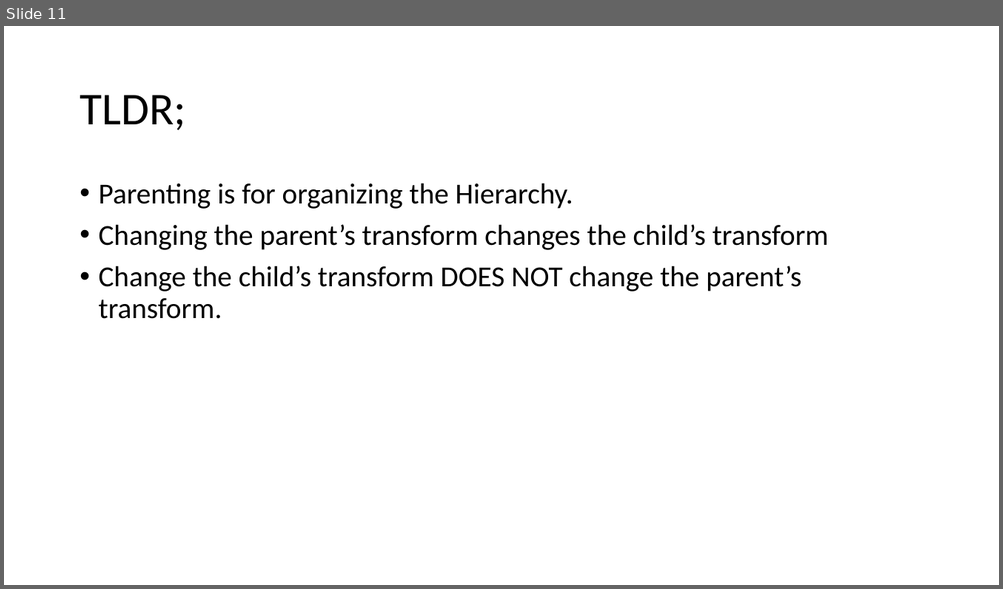
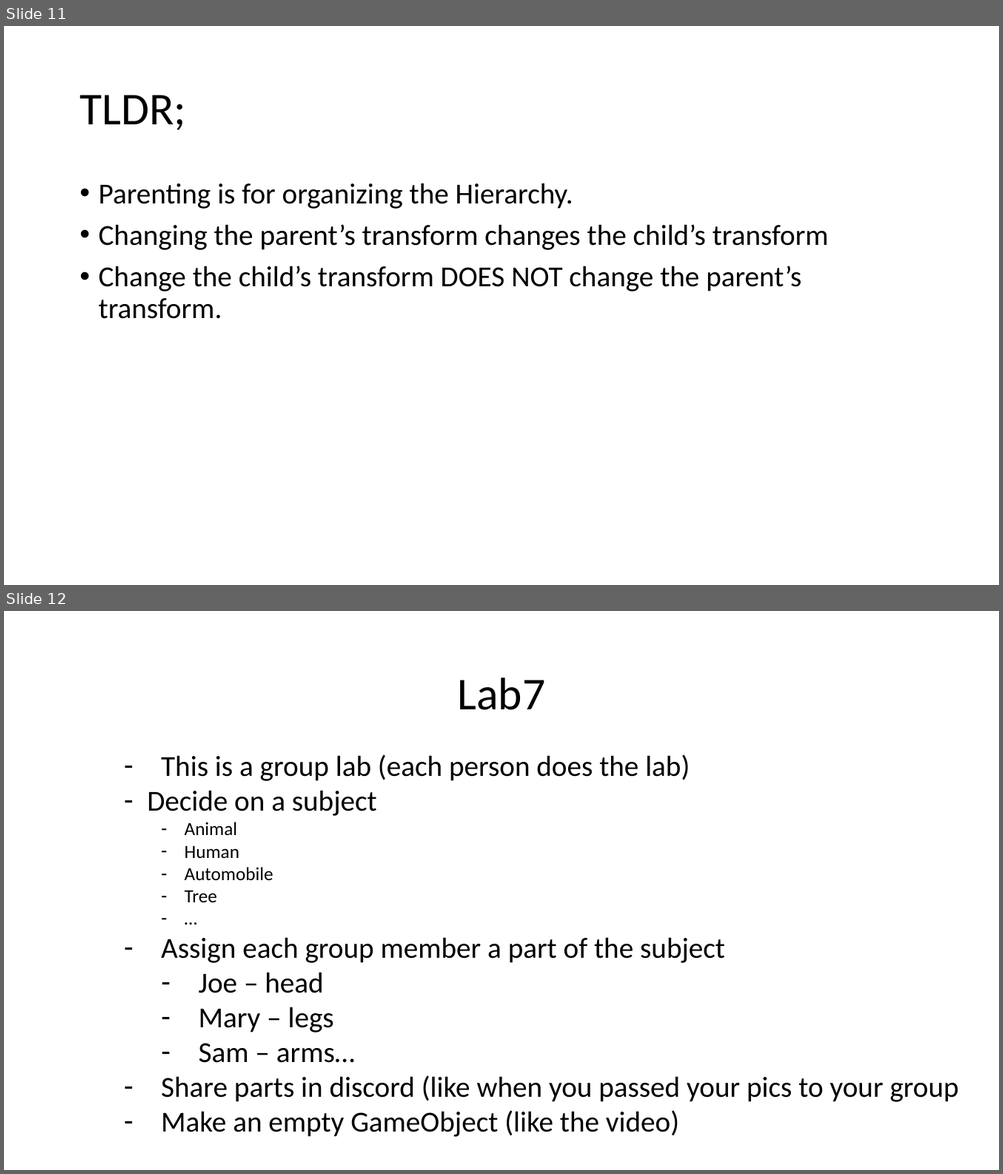
Before and after one commit to gregneat/T21, a slide deck: UnityCurriculum/7. Hierarchy/Parenting.pptx. Shown one above the other, each under a label of ours: slide 11 before the commit, slides 11 and 12 after it. The pictures are 1003x589 and 1003x1174 pixels, drawn with LibreOffice and Linux fonts; fonts in the diff are those of the drawing. Boxes give left, top, right and bottom in pixels: in the first picture for what was removed or moved away, otherwise in the second. Text is boxed around its words. In the diff, an @@ line names an element or a change of style, - is before the commit and + after.

```diff
--- a/UnityCurriculum/7. Hierarchy/Parenting.pptx
+++ b/UnityCurriculum/7. Hierarchy/Parenting.pptx
@@ slide 12 added at <box>4,611,999,1170</box>, background #FFFFFF @@
@@ title added at <box>457,678,545,710</box>, 44 pt, text #000000 @@
+Lab7
@@ text added at <box>147,755,959,1137</box>, 28 pt, text #000000 @@
+– This is a group lab (each person does the lab)
+– Decide on a subject
+  – Animal
+  – Human
+  – Automobile
+  – Tree
+  – …
+– Assign each group member a part of the subject
+  – Joe – head
+  – Mary – legs
+  – Sam – arms…
+– Share parts in discord (like when you passed your pics to your group
+– Make an empty GameObject (like the video)
```
Also in this commit, not shown: 2 other slides added, 4 other files.
